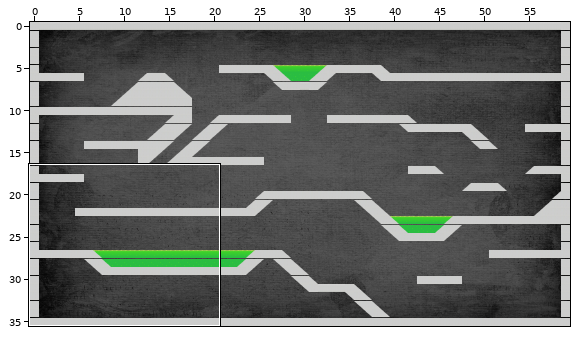
Tiled map -- Unstoppable_Bros/android/assets/UbrosMap/UbrosMap.tmx. Above: a wide view before the commit, with the close-up outlined.
Close-up. As it was:
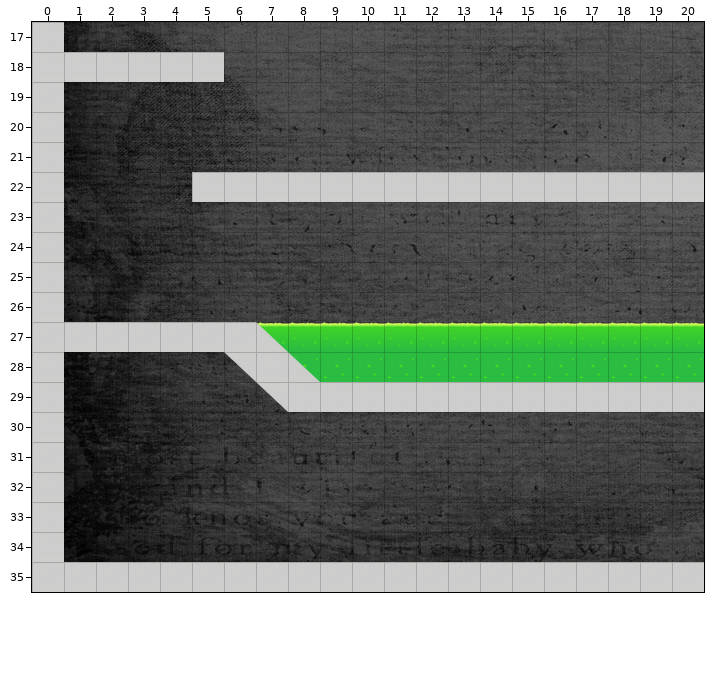
Cells are 32x30 px. Shown: x 0..20, y 17..35. The commit also changed other parts of the map, which this record leaves out.
Once edited:
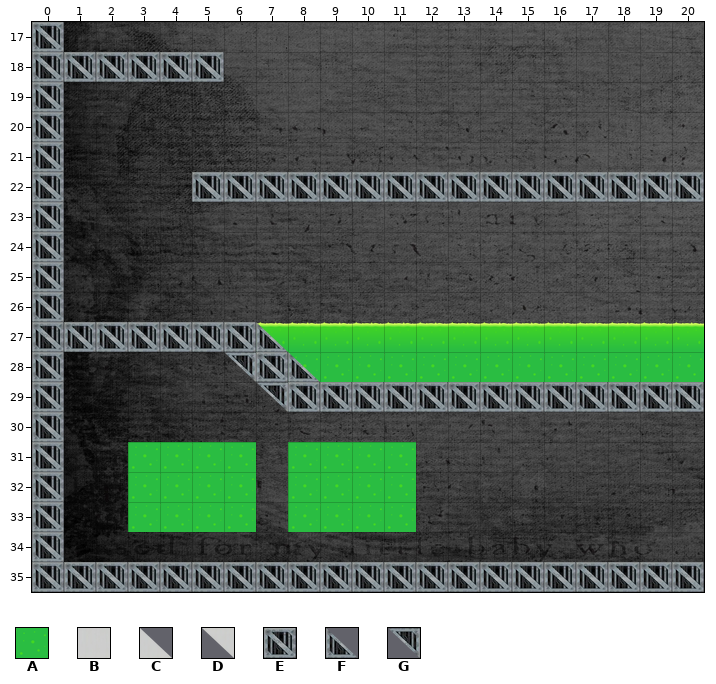
Key: from "Acid": A 1; from "GroundMiddleQuad": B 0; from "GroundTriangle": C 0, D 0 turned 180; from "floor": E 0, F 2, G 2 turned 180.
_ is an empty cell.
Tiles replaced or removed in this view: B, C, D.
Difference:
Changed rows in their new state; . is an unchanged cell.
Layer "Graphics - Ground":
first column x 0:
17 E....................
18 EEEEEE...............
19 E....................
20 E....................
21 E....................
22 E....EEEEEEEEEEEEEEEE
23 E....................
24 E....................
25 E....................
26 E....................
27 EEEEEEEF.............
28 E.....GEF............
29 E......GEEEEEEEEEEEEE
30 E....................
31 E..AAAA.AAAA.........
32 E..AAAA.AAAA.........
33 E..AAAA.AAAA.........
34 E....................
35 EEEEEEEEEEEEEEEEEEEEE
